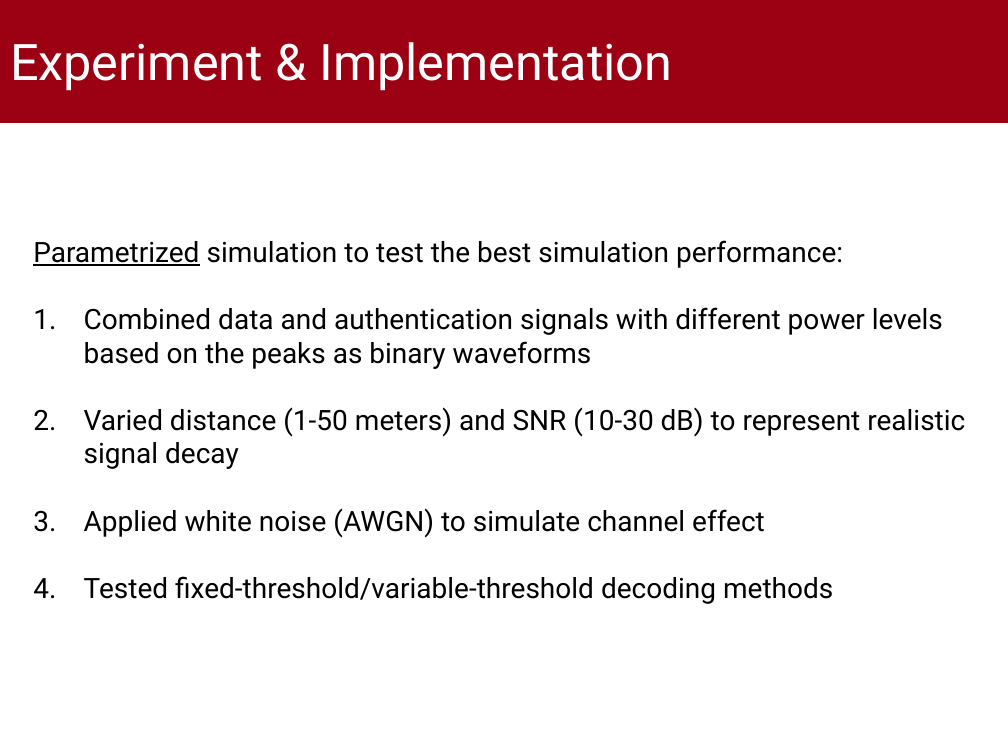
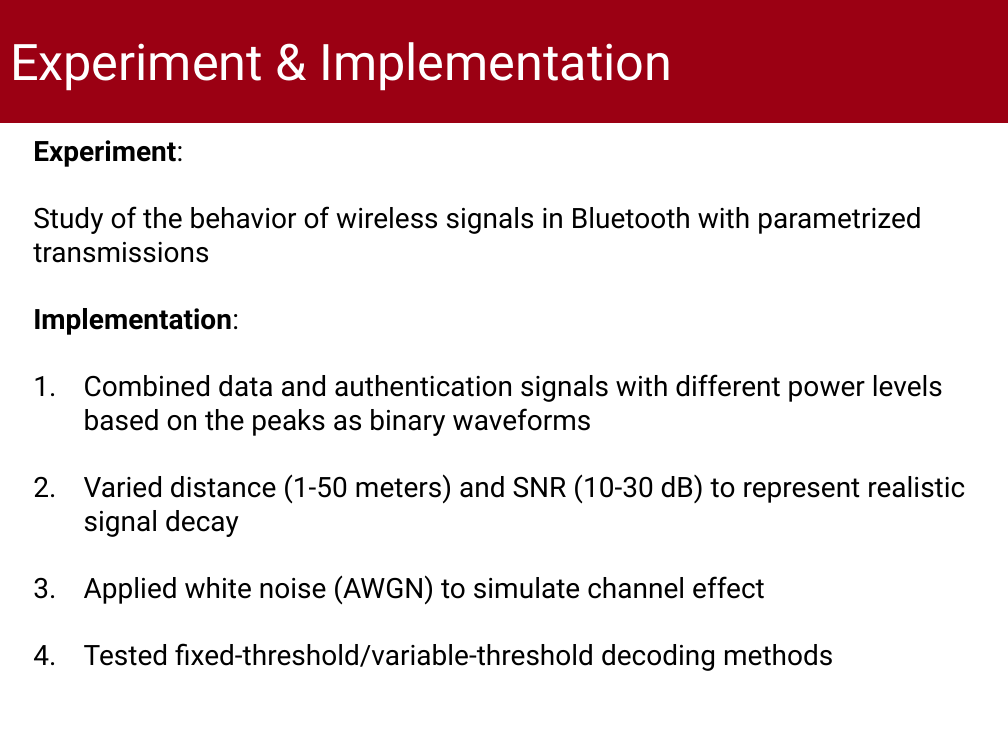
Before and after one commit to gabrielrovesti/PLA-Bluetooth-Environment, a slide deck: slide 5 of Third Part - Physical Layer Device Authentication/Slides/PLA Bluetooth Environment.pptx. Drawn at 1008x756 pixels with LibreOffice and Linux fonts; fonts in the diff are those of the drawing; background and template pictures are left out. Boxes give left, top, right and bottom in pixels: in the first picture for what was removed or moved away, otherwise in the second. Text is boxed around its words. In the diff, an @@ line names an element or a change of style, - is before the commit and + after.

Commit message:
Minor fixes

```diff
--- a/Third Part - Physical Layer Device Authentication/Slides/PLA Bluetooth Environment.pptx
+++ b/Third Part - Physical Layer Device Authentication/Slides/PLA Bluetooth Environment.pptx
@@ text "Experiment:": place and size @@
-text "Experiment:" at <box>33,240,965,604</box>
+text "Experiment:" at <box>33,140,965,671</box>
@@ text at <box>33,140,921,335</box>: text changed @@
-Parametrized simulation to test the best simulation performance:
+Experiment:
+Study of the behavior of wireless signals in Bluetooth with parametrized transmissions
+Implementation:
```
Also in this commit, not shown: 6 other slides changed.
